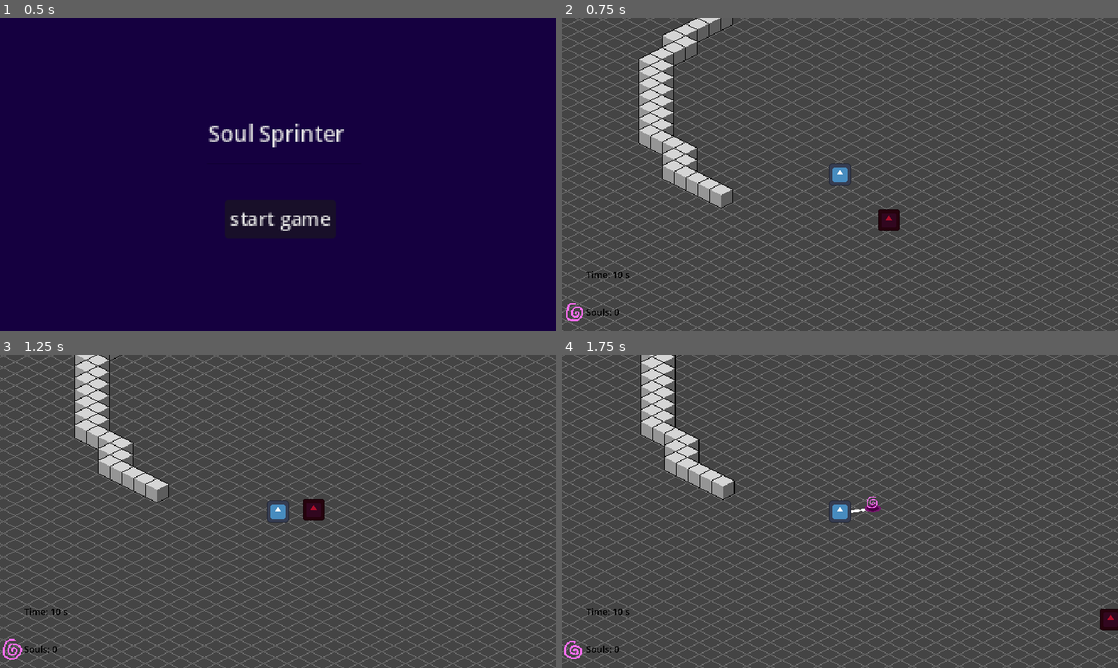
Above: before the commit, frames 1-4 (two rows, left to right).
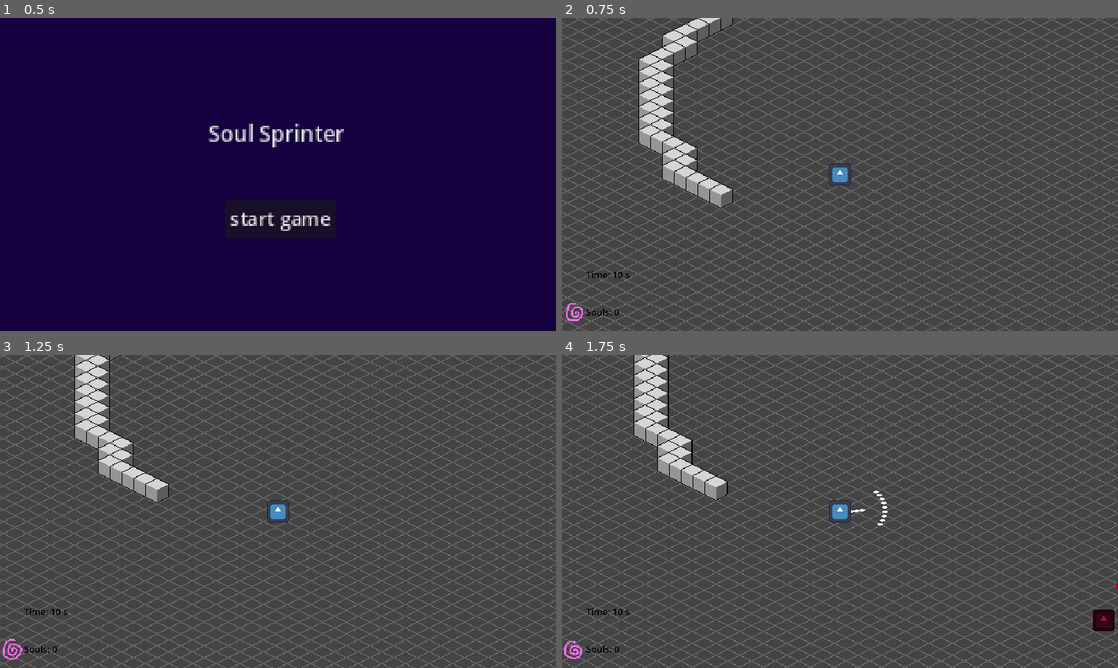
Above: after the commit, the same moments.

Repository: kedrickfudala/NecromancerGame
Game: Godot game, scene res://homescreen.tscn
The game is run twice, just before and just after one commit, with the same random seed, the same clock (stepped at 60 frames per second) and the same inputs. The engine's default icon, where the game draws it, is replaced by a stand-in: a white triangle on a blue panel in a dark square.
Inputs (mouse positions are in pixels of both pictures, inside the frame that each line leads up to):
- Up to frame 1 (0.5 s): no input
- Up to frame 2 (0.75 s): click "start game" at 0.5 s
- Up to frame 3 (1.25 s): no input
- Up to frame 4 (1.75 s): move the mouse to (962, 495) at 1.27 s; press the mouse at (962, 495) at 1.28 s; right-click (962, 495) at 1.55 s

Frame 1 is identical in both runs. In frame 2, 0.3% of the frame differs, in the area x 56-61%, y 61-68%; in frame 3, 0.3%; in frame 4, 28%, in the area x 0-100%, y 0-100%.

Commit message:
launcher

Diff:
--- a/level.tscn
+++ b/level.tscn
@@ -1,6 +1,5 @@
-[gd_scene load_steps=16 format=3 uid="uid://bcf851g6td1bw"]
+[gd_scene load_steps=15 format=3 uid="uid://bcf851g6td1bw"]
 
-[ext_resource type="PackedScene" uid="uid://btwp22n2foufp" path="res://enemy_test.tscn" id="1_1mtxb"]
 [ext_resource type="PackedScene" uid="uid://bq4ha84thirne" path="res://overlay.tscn" id="1_77380"]
 [ext_resource type="PackedScene" uid="uid://f77s1jxtat02" path="res://player.tscn" id="2_y3u26"]
 [ext_resource type="Texture2D" uid="uid://b5bbakkf1bhmb" path="res://Wall.png" id="3_f7ljh"]
@@ -61,9 +60,6 @@
 
 [node name="overlay" parent="CanvasLayer" instance=ExtResource("1_77380")]
 
-[node name="enemyTest" parent="." instance=ExtResource("1_1mtxb")]
-position = Vector2(310, 371)
-
 [node name="Menu" type="CanvasLayer" parent="."]
 
 [node name="Player" parent="." instance=ExtResource("2_y3u26")]
--- a/player.gd
+++ b/player.gd
@@ -2,6 +2,7 @@
 
 @onready var target_pos = Vector2(0, 0)
 @export var speed : int
+@onready var max_speed = speed
 @export var max_health : int = 100
 @onready var cur_health : int = max_health
 @onready var trail_timer = $TrailTimer
@@ -11,6 +12,7 @@
 @export var alive : bool = true
 @onready var boost: float = 0
 @onready var x = 0
+@onready var sprite = $Sprite2D
 
 @onready var trail : PackedScene = preload("res://trail.tscn")
 @onready var body : PackedScene = preload("res://player_body.tscn")
@@ -22,13 +24,12 @@
 
 func _physics_process(delta):
 	x += delta
-	print(x)
+	target_pos = (get_global_mouse_position() - global_position).normalized()
 	if global_position.distance_to(get_global_mouse_position()) > 200:
-		target_pos = (get_global_mouse_position() - global_position).normalized()
-		velocity = target_pos * (speed + boost)
+		speed = max_speed
 	else:
-		velocity = Vector2(0, 0)
-
+		speed = 0
+	velocity = target_pos * (speed + boost)
 	move_and_slide()
 
 	if alive:
@@ -36,16 +37,23 @@
 			if trail_timer.is_stopped():
 				create_trail()
 				trail_timer.start()
-		if Input.is_action_pressed("right_click"):
-			boost = -1800
+		if Input.is_action_just_pressed("right_click"):
+			boost = -1700
+			var launch = create_trail()
+			launch.launched = true
+			for i in range(4):
+				launch = create_trail()
+				launch.launched = true
+				launch.angle = (1+i)*PI/16
+				launch = create_trail()
+				launch.launched = true
+				launch.angle = -(1+i)*PI/16
 
 	if ghost_timer.is_stopped():
 		print("game over")
 		get_tree().paused = true
 
 	boost *= 0.95
-
-	#set_collision_mask_value(5, !alive)
 
 func _on_hurtbox_area_entered(_area):
 	if alive:
@@ -60,6 +68,7 @@
 	trail_inst.global_position = global_position + (target_pos * -1)
 	trail_inst.scale = Vector2(1, 1)
 	trail_inst.z_index = 1
+	return trail_inst
 
 func ghost_mode():
 	alive = false
@@ -72,6 +81,7 @@
 	ghost_timer.start()
 	ghost_timer.set_paused(false)
 	boost = 600
+	modulate = (Color(194,236,251, 175))
 
 func resurrect():
 	alive = true
@@ -80,6 +90,7 @@
 	ghost_timer.set_paused(true)
 	ghost_timer.start()
 	cur_souls = 0
+	sprite.set_modulate(Color(0,0,0, 255))
 
 func harvest_soul():
 	total_souls += 1
--- /dev/null
+++ b/trail.gd
@@ -0,0 +1,17 @@
+extends StaticBody2D
+
+@onready var launched : bool = false
+@onready var first : bool = false
+@onready var speed : float = 15
+@onready var direction
+@onready var angle = 0
+
+func _process(delta):
+	if launched:
+		if !first:
+			direction = (get_global_mouse_position()-global_position).normalized()
+			direction = direction.rotated(angle)
+		first = true
+		global_position += (direction * speed)
+		speed *= 0.96
+		if speed < 0.5: launched = false
--- a/trail.tscn
+++ b/trail.tscn
@@ -1,5 +1,6 @@
-[gd_scene load_steps=4 format=3 uid="uid://b361pdgog707p"]
+[gd_scene load_steps=5 format=3 uid="uid://b361pdgog707p"]
 
+[ext_resource type="Script" path="res://trail.gd" id="1_j0l4t"]
 [ext_resource type="Texture2D" uid="uid://b748pqr0r75tt" path="res://Powder.png" id="1_nqsp6"]
 
 [sub_resource type="CapsuleShape2D" id="CapsuleShape2D_y2kk8"]
@@ -12,6 +13,7 @@
 [node name="trail" type="StaticBody2D"]
 collision_layer = 16
 collision_mask = 0
+script = ExtResource("1_j0l4t")
 
 [node name="Sprite2D" type="Sprite2D" parent="."]
 texture = ExtResource("1_nqsp6")
